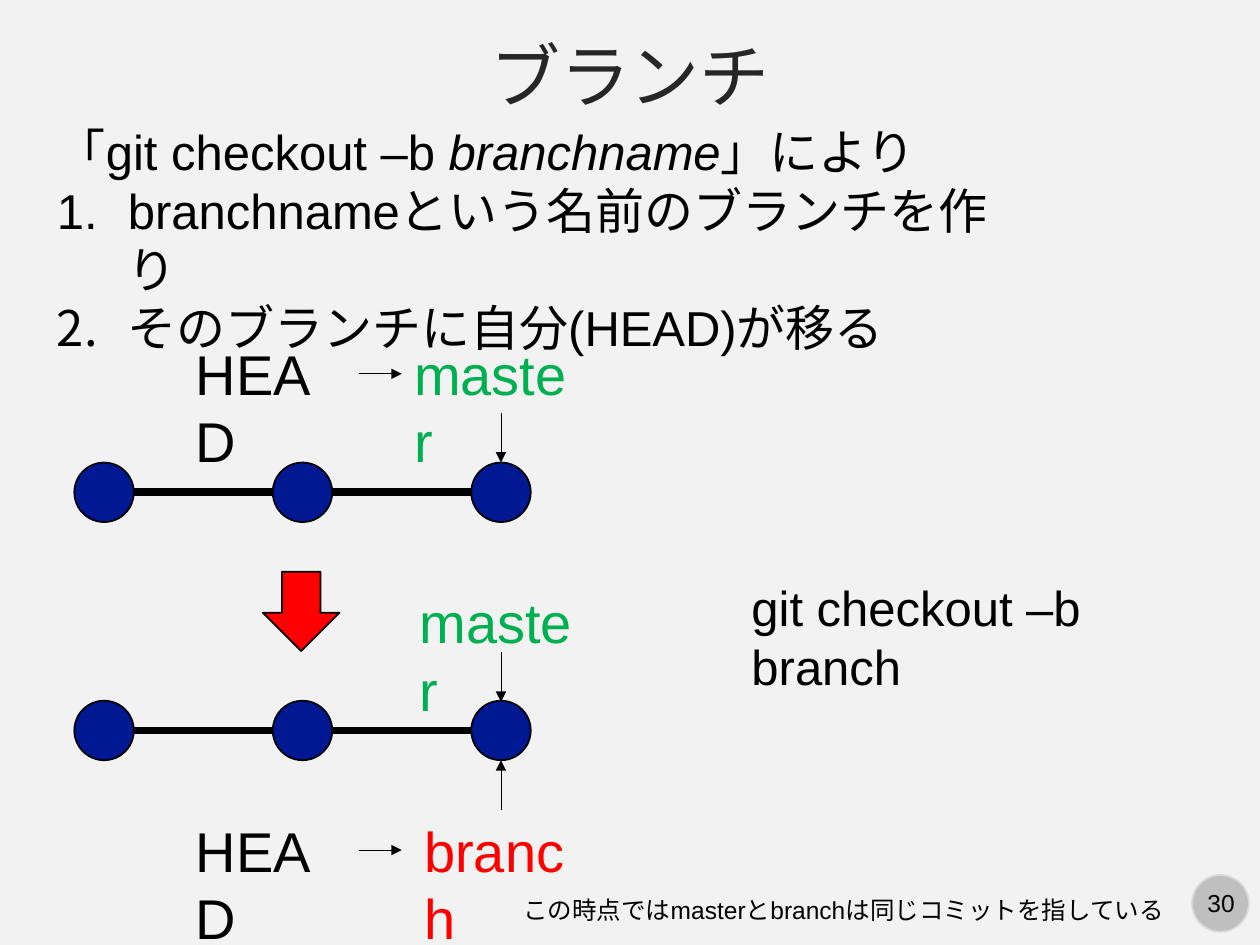
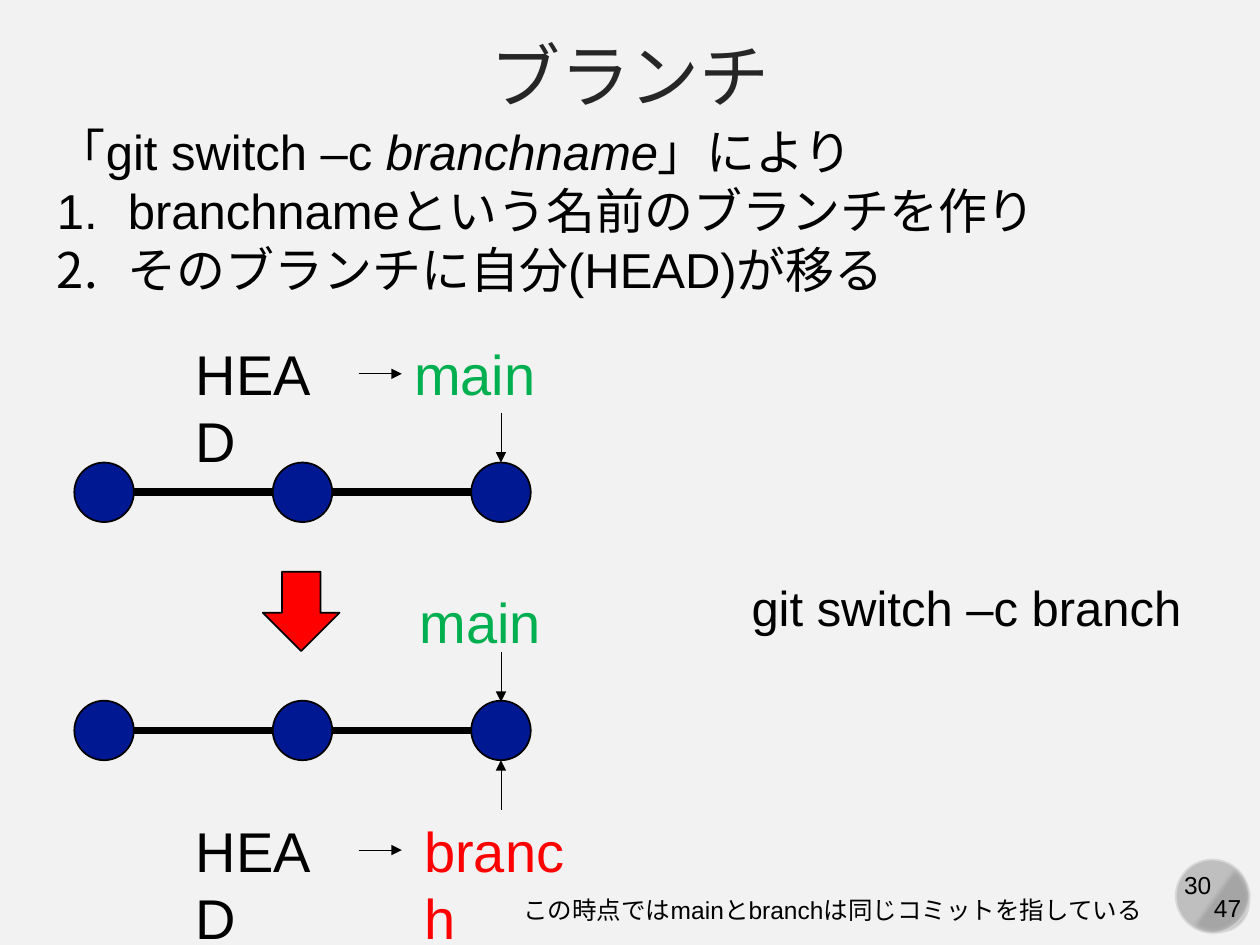
Before and after one commit to kaityo256/lab_startup, a slide deck: slide 30 of git/fig/start_git.pptx. Drawn at 1260x945 pixels with LibreOffice and Linux fonts; fonts in the diff are those of the drawing. Boxes give left, top, right and bottom in pixels: in the first picture for what was removed or moved away, otherwise in the second. Text is boxed around its words. In the diff, an @@ line names an element or a change of style, - is before the commit and + after.

Commit message:
updates slides

```diff
--- a/git/fig/start_git.pptx
+++ b/git/fig/start_git.pptx
@@ text at bbox=[57, 128, 853, 180]: text changed @@
-「git checkout –b branchname」により
+「git switch –c branchname」により
@@ text at bbox=[414, 354, 535, 396]: text changed @@
-master
+main
@@ text at bbox=[752, 590, 1182, 636]: text changed @@
-git checkout –b branch
+git switch –c branch
@@ text at bbox=[420, 602, 541, 654]: text changed @@
-master
+main
@@ chord (boxed as its full ellipse) added at bbox=[1166, 848, 1260, 944], fill #A6A6A6 @@
@@ ellipse added at bbox=[1176, 859, 1249, 932], fill #BFBFBF, outline #D9D9D9 1 pt @@
@@ text at bbox=[523, 898, 1142, 921]: text changed @@
-この時点ではmasterとbranchは同じコミットを指している
+この時点ではmainとbranchは同じコミットを指している
@@ page number added at bbox=[1207, 900, 1234, 917], 14 pt, text #000000 @@
+30
@@ text added at bbox=[1214, 900, 1241, 923], 14 pt, text #000000 @@
+47
```
Also in this commit, not shown: 46 other slides changed, 1 other file.
